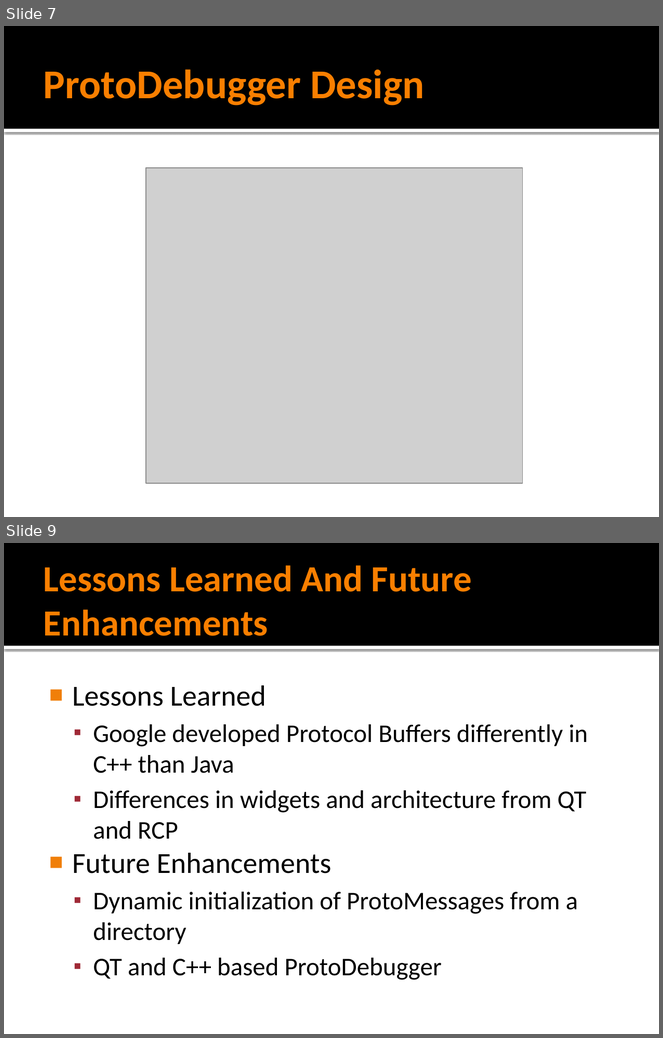
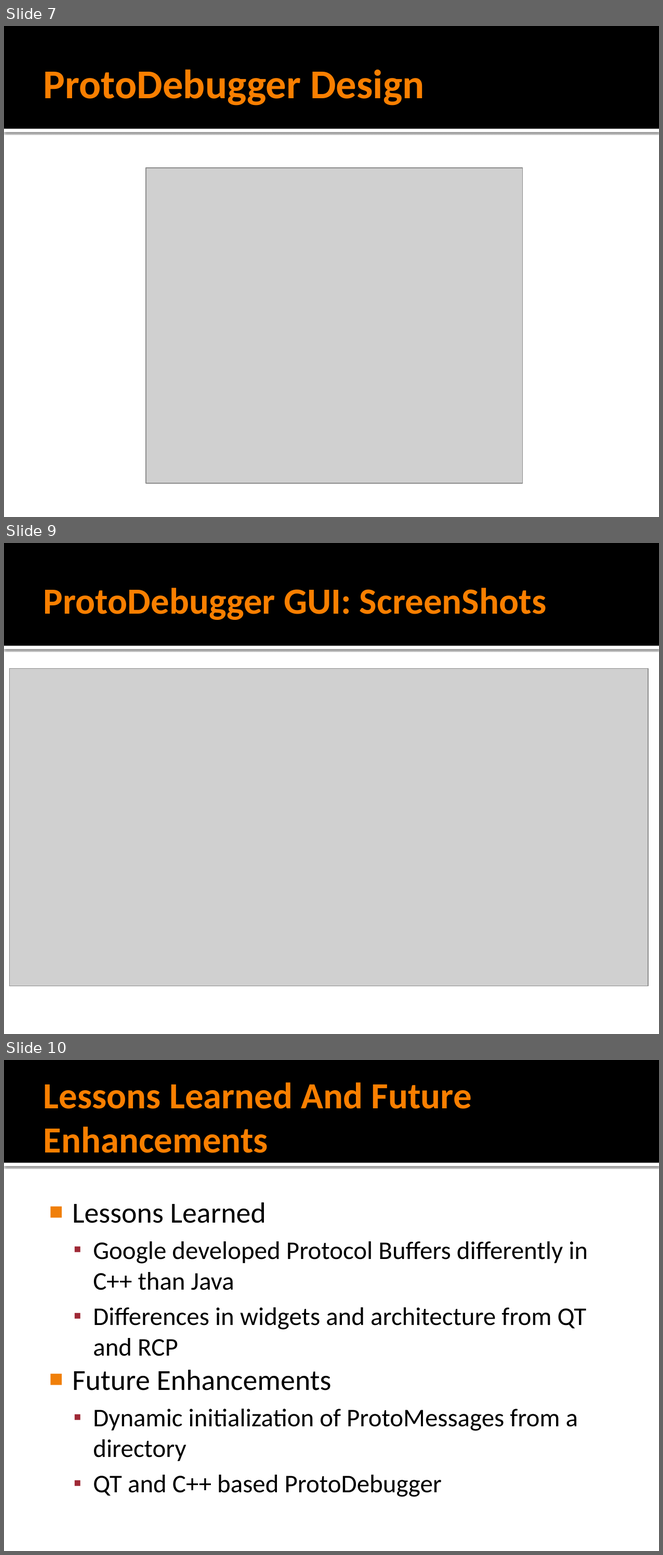
Before and after one commit to slopyjoe/ProtoCapstonProject, a slide deck: Documents/ProtoDebuggerPresentation.pptx. Shown one above the other, each under a label of ours: slides 7 and 9 before the commit, slides 7, 9 and 10 after it; the slides between them are not shown. The pictures are 663x1038 and 663x1555 pixels, drawn with LibreOffice and Linux fonts; fonts in the diff are those of the drawing; grey boxes stand for pictures. Boxes give left, top, right and bottom in pixels: in the first picture for what was removed or moved away, otherwise in the second. Text is boxed around its words. In the diff, an @@ line names an element or a change of style, - is before the commit and + after.

```diff
--- a/Documents/ProtoDebuggerPresentation.pptx
+++ b/Documents/ProtoDebuggerPresentation.pptx
@@ slide 9 added at box(4, 543, 659, 1034), background #FFFFFF; not listed: 2 template elements that a slide beside it also shows @@
@@ title added at box(44, 588, 546, 620), 40.5 pt, text #F97F00, bold @@
+ProtoDebugger GUI: ScreenShots
@@ picture added at box(9, 669, 648, 987) @@
@@ what was slide 9 is now slide 10 @@
```
Also in this commit, not shown: 2 slides changed.
